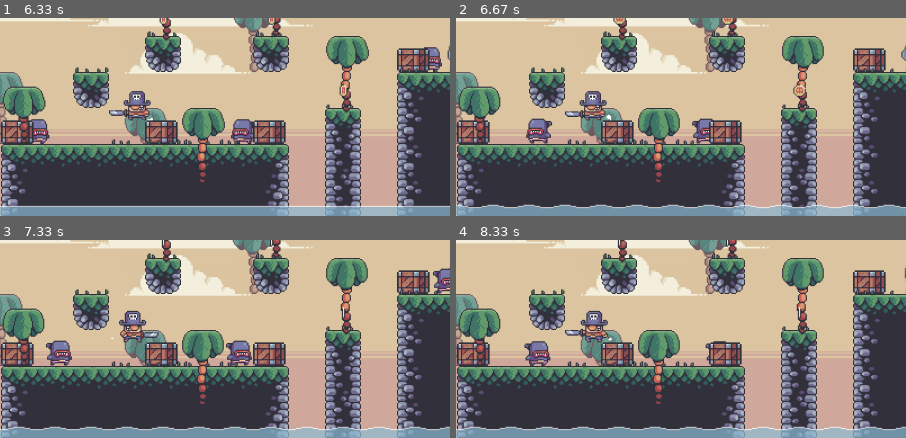
Above: before the commit, frames 1-4 (two rows, left to right).
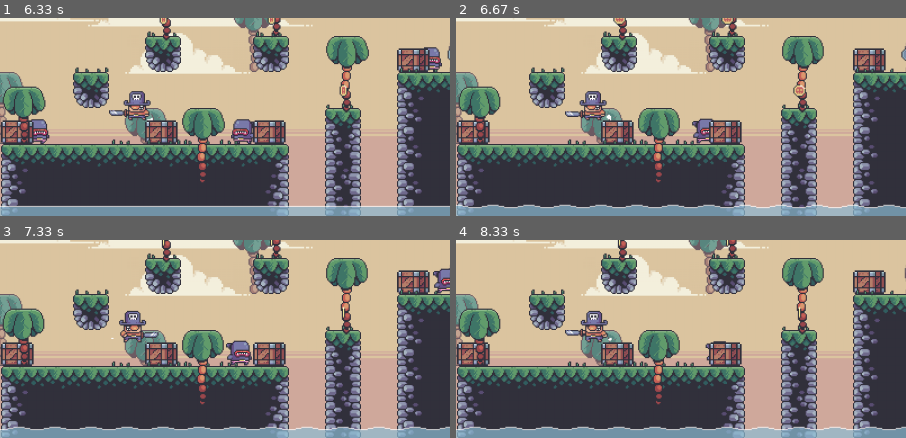
Above: after the commit, the same moments.

Repository: harryodubhghaill/pygame-platformer
Game: pygame game, started from main.py
Two runs of this game, one before a commit and one after it. Both use one fixed random seed, a clock stepped at 60 frames per second and the inputs below.
Inputs:
- Up to frame 1 (6.33 s): tap Space at 0.33 s; hold D 0.67-1.13 s; hold W 1.17-1.47 s; hold D 1.5-1.97 s; hold D 2-2.53 s; hold D 2.57-2.97 s; hold W 3-3.37 s; hold D 3.4-4.03 s; hold A 4.07-4.53 s; hold D 4.57-5.03 s; hold W 5.07-5.37 s; hold D 5.4-5.87 s; hold A from 5.9 s (still down)
- Up to frame 2 (6.67 s): release A at 6.43 s; hold A from 6.47 s (still down)
- Up to frame 3 (7.33 s): release A at 6.87 s; hold W 6.9-7.27 s; hold D from 7.3 s (still down)
- Up to frame 4 (8.33 s): release D at 7.93 s; hold A from 7.97 s (still down)
The pictures show only the part of the screen within x 32-82%, y 50-100%; the shares and areas given below are measured in that part.

Frame 1 is identical in both runs. In frame 2, 0.6% of the frame differs, in the area x 15-22%, y 50-64%; in frame 3, 0.6%, in the area x 10-16%, y 50-64%; in frame 4, 0.6%.

Commit message:
add player enemy collision and kill logic

Diff:
--- a/level.py
+++ b/level.py
@@ -254,6 +254,17 @@
             for coin in collided_coins:
                 self.change_coins(coin.value)
 
+    def check_enemy_collisions(self):
+        enemy_collisions = pygame.sprite.spritecollide(self.player.sprite, self.enemy_sprites, False)
+
+        if enemy_collisions:
+            for enemy in enemy_collisions:
+                enemy_center = enemy.rect.centery
+                enemy_top = enemy.rect.top
+                player_bottom = self.player.sprite.rect.bottom
+                if enemy_top < player_bottom < enemy_center and self.player.sprite.direction.y >= 0:
+                    enemy.kill()
+
     def run(self):
 
         # sky
@@ -309,6 +320,7 @@
         self.check_win()
 
         self.check_coin_collisions()
+        self.check_enemy_collisions()
 
         # water
         self.water.draw(self.display_surface, self.world_shift)
